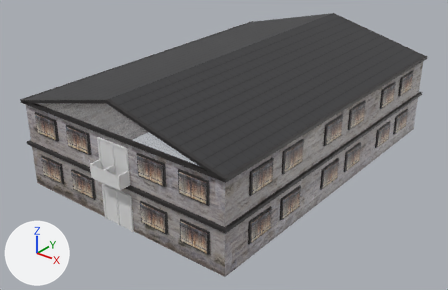
What one commit did to the FBX model src/Game/Arrow/ArrowContent/Models/Town/mairie.fbx.
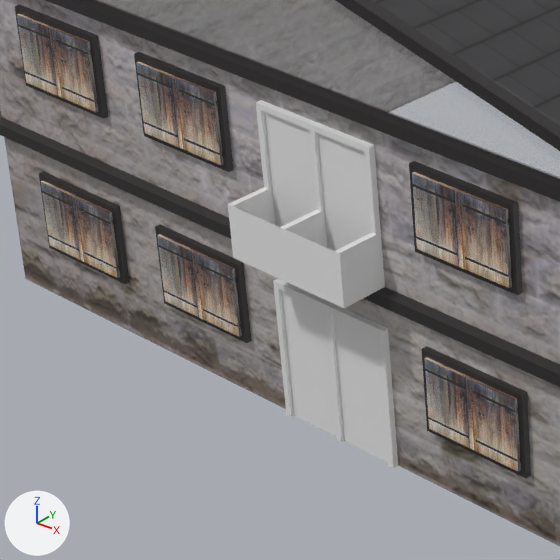
Each version appears first whole from a camera (50 mm lens) standing at (1.618, -1.027, 1.019) and looking at (0.396, 0.502, 0.071), and next in a close-up on the part from 7% to 39% of the width and 38% to 88% of the height. Every picture has the same lights, and +X, +Y and +Z are marked at lower left. Where no turn or scale is listed for an object, it has been applied to the vertices. Vertices at the same position are counted once.

Objects in the first close-up: 'Balcon_Plane_004', 'Mairie_Cube', 'Porte_Plane_003', 'Toit_Plane', 'fenetre_Cube'.
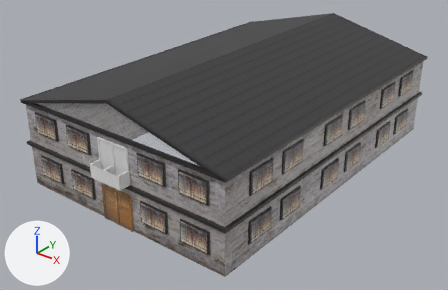
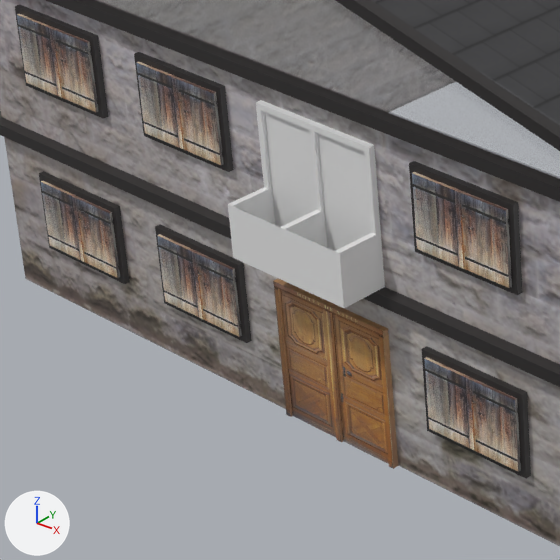
Boxes [x1, y1, x2, y2] around the edits, measured in the close-ups (560 x 560 px):
```json
{"object": "Cube_001", "change": "added", "after": [273, 278, 398, 469], "on screen": "brown"}
{"object": "Porte_Plane_003", "change": "no longer drawn", "before": [273, 278, 398, 469]}
```

The change, as JSON lines over the scene's bpy script:
```json
{"op": "add", "block": "img_mairie_porte_png", "code": ["img_mairie_porte_png = load_image('mairie_porte.png', 'mairie_porte.png', 1024, 1024, 'sRGB')"]}
{"op": "add", "block": "mat_material_004__mairie_porte_png_001", "code": ["mat_material_004__mairie_porte_png_001 = principled_material('Material_004__mairie_porte_png_001')", "mat_material_004__mairie_porte_png_001.texture = img_mairie_porte_png  # with its transparency"]}
{"block": "me_porte_plane_003", "where": "# used by ob_porte_plane_003; location = (0.0, 0.0, 0.0)"}
{"op": "remove", "block": "me_porte_plane_003", "code": "me_porte_plane_003.from_pydata(...)  # 36 vertices, 28 faces; spans x 0.34..0.46, y -0.005..0.0, z 0.0..0.12"}
{"op": "remove", "block": "me_porte_plane_003", "code": "me_porte_plane_003.materials.append(mat_none)  # white #e7e7e7"}
{"op": "add", "block": "me_porte_plane_003", "code": "me_porte_plane_003.from_pydata(...)  # 0 vertices, 0 faces; spans empty"}
{"block": "me_porte_plane_003", "change": "me_porte_plane_003 part 1: the whole mesh is rebuilt"}
{"op": "add", "block": "me_cube_001", "code": ["me_cube_001 = bpy.data.meshes.new('Cube_001')", "me_cube_001.from_pydata(...)  # 36 vertices, 28 faces; spans x 0.34..0.46, y -0.005..0.0, z 0.0..0.12", "me_cube_001.materials.append(mat_material_004__mairie_porte_png_001)  # picture img_mairie_porte_png"]}
{"op": "add", "block": "ob_cube_001", "code": ["ob_cube_001 = bpy.data.objects.new('Cube_001', me_cube_001)", "ob_cube_001.location = (0.0, 0.0, 0.0)"]}
```
